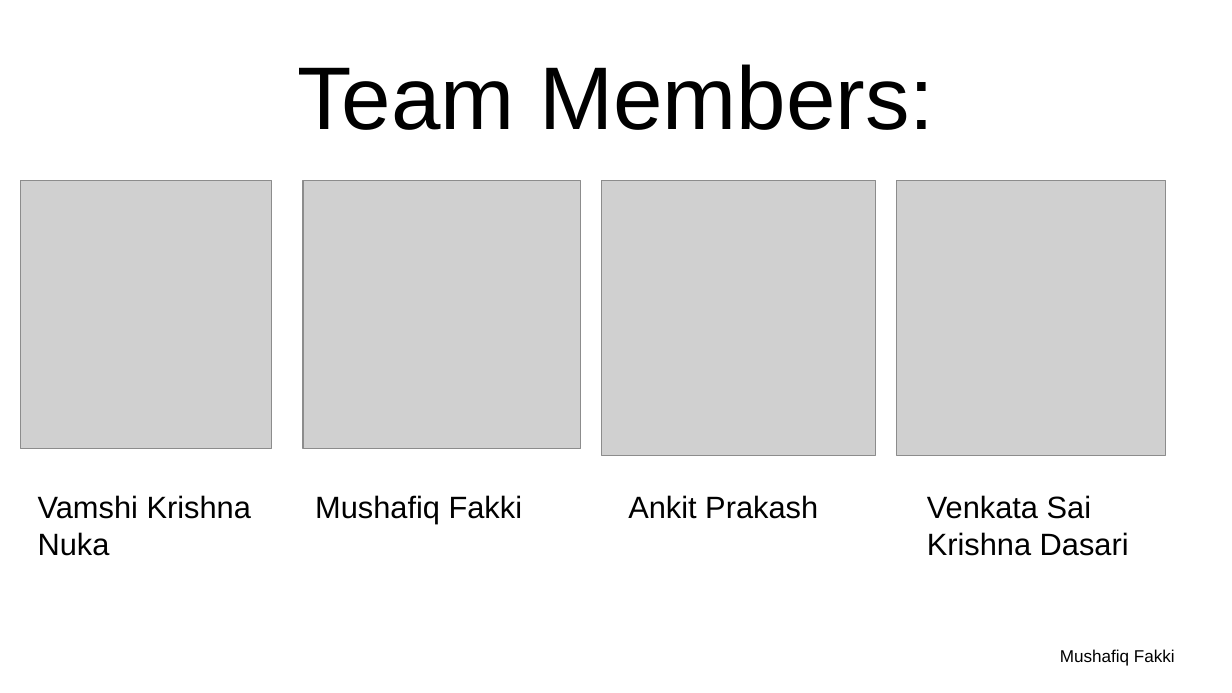
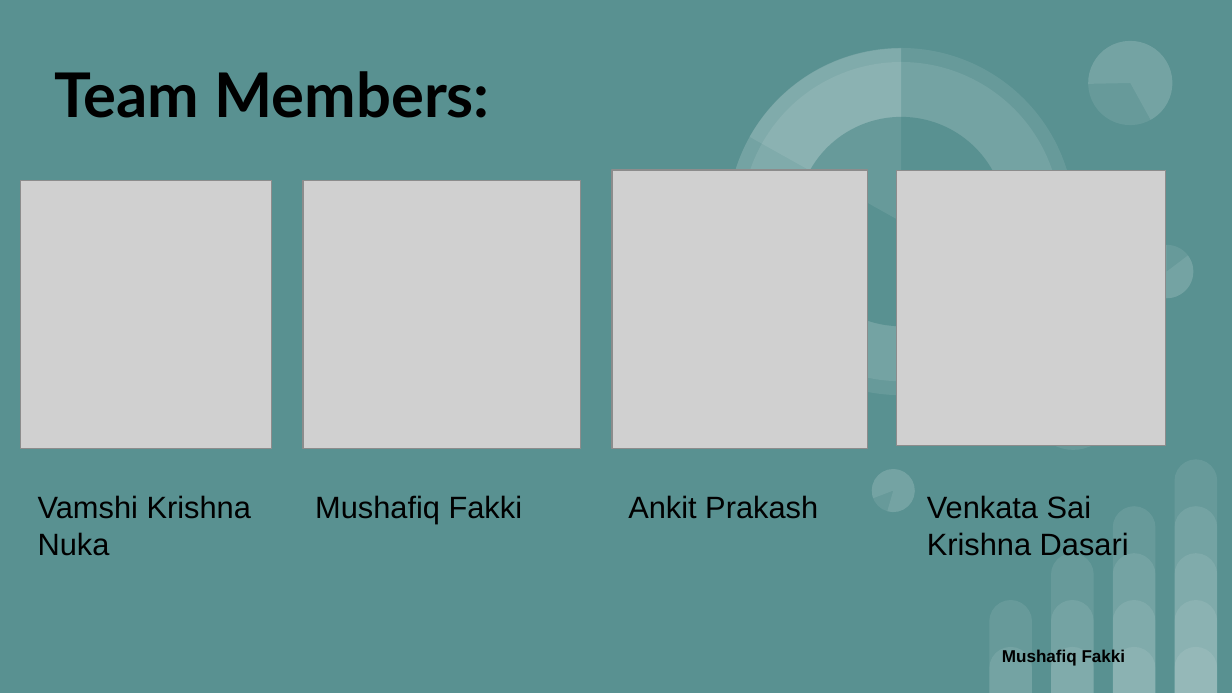
Before and after one commit to AnkitPrakash687/kafka-group06, a slide deck: slide 2 of docs/Group 6 Kafka.pptx. Drawn at 1232x693 pixels with LibreOffice and Linux fonts; fonts in the diff are those of the drawing; grey boxes stand for pictures. Boxes give left, top, right and bottom in pixels: in the first picture for what was removed or moved away, otherwise in the second. Text is boxed around its words. In the diff, an @@ line names an element or a change of style, - is before the commit and + after.

```diff
--- a/docs/Group 6 Kafka.pptx
+++ b/docs/Group 6 Kafka.pptx
@@ background #FFFFFF to #599191 @@
@@ title "Team Members:" at (54,71,489,118): size 52 to 36 pt, font Arial to Lato, bold on; alignment centre to left; vertical alignment bottom to middle @@
@@ picture: place and size @@
-picture at (601,180,876,455)
+picture at (612,170,867,448)
@@ picture: place and size @@
-picture at (897,180,1167,455)
+picture at (897,170,1167,445)
@@ group added at (680,0,1193,518): 7 ellipses, 6 pie slice (boxed as its full ellipse)s @@
@@ text "Mushafiq Fakki": place and size @@
-text "Mushafiq Fakki" at (1060,649,1175,666)
+text "Mushafiq Fakki" at (1002,649,1126,666)
@@ text "Mushafiq Fakki" at (1002,649,1126,666): bold on @@
@@ group added at (989,460,1217,692): 14 round same rects @@
```
Also in this commit, not shown: 14 other slides changed, 5 slides added, 2 slides removed.
